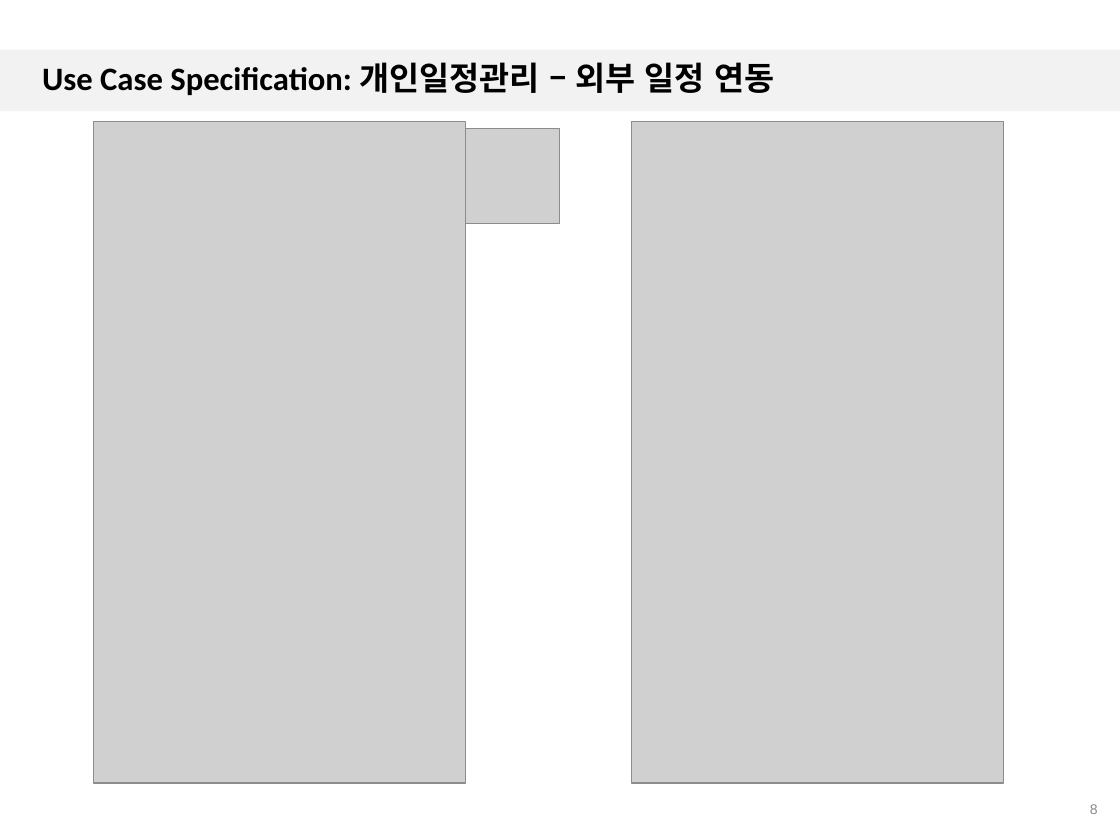
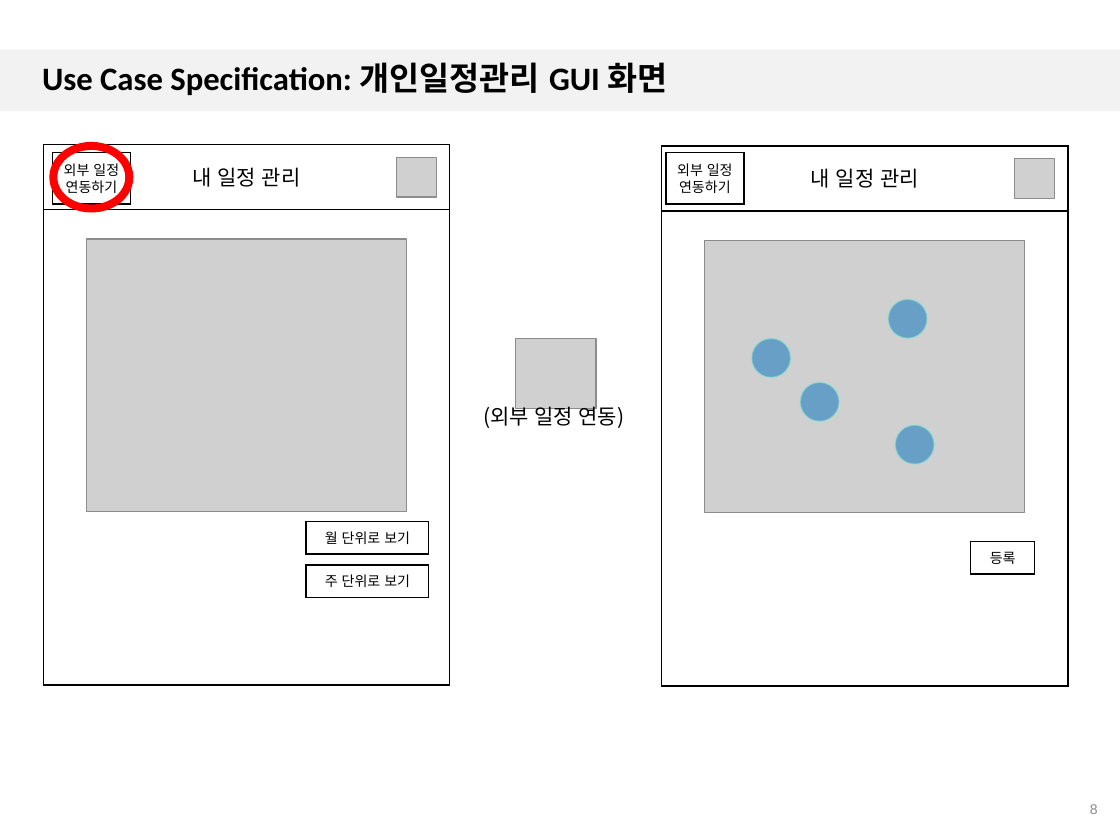
Before and after one commit to 7hong13/FillingGood, a slide deck: slide 8 of SRS/1.3/4팀_일정추천앱_UC_Spec_1.3.pptx. Drawn at 1120x840 pixels with LibreOffice and Linux fonts; fonts in the diff are those of the drawing; grey boxes stand for pictures; background and template pictures are left out. Boxes give left, top, right and bottom in pixels: in the first picture for what was removed or moved away, otherwise in the second. Text is boxed around its words. In the diff, an @@ line names an element or a change of style, - is before the commit and + after.

```diff
--- a/SRS/1.3/4팀_일정추천앱_UC_Spec_1.3.pptx
+++ b/SRS/1.3/4팀_일정추천앱_UC_Spec_1.3.pptx
@@ title at [42, 62, 667, 95]: text changed @@
-Use Case Specification: 개인일정관리 – 외부 일정 연동
+Use Case Specification: 개인일정관리 GUI 화면
@@ rectangle added at [44, 144, 450, 684], fill #FFFFFF, outline #000000 1 pt @@
@@ rectangle added at [44, 144, 450, 209], fill #FFFFFF, outline #000000 1 pt, 13.5 pt, text #000000 @@
+내 일정 관리
@@ donut added at [50, 142, 133, 212], fill #FF0000, outline #FF0000 1 pt @@
@@ picture removed at [93, 122, 465, 784] @@
@@ picture removed at [464, 129, 560, 224] @@
@@ picture removed at [632, 122, 1004, 784] @@
@@ rectangle added at [662, 146, 1068, 685], fill #FFFFFF, outline #000000 1 pt @@
@@ rectangle added at [662, 146, 1068, 211], fill #FFFFFF, outline #000000 1 pt, 13.5 pt, text #000000 @@
+내 일정 관리
@@ rectangle added at [53, 152, 131, 204], fill #FFFFFF, outline #000000 1 pt, 9 pt, text #000000 @@
+외부 일정 연동하기
@@ picture added at [396, 158, 437, 198] @@
@@ rectangle added at [665, 152, 744, 204], fill #FFFFFF, outline #000000 1 pt, 9 pt, text #000000 @@
+외부 일정 연동하기
@@ picture added at [1015, 159, 1055, 199] @@
@@ picture added at [86, 239, 407, 512] @@
@@ picture added at [704, 240, 1025, 513] @@
@@ ellipse added at [888, 299, 927, 338], fill #0070C0 at 50% opacity, outline #91EAD2 1 pt @@
@@ picture added at [515, 338, 596, 409] @@
@@ ellipse added at [752, 338, 791, 377], fill #0070C0 at 50% opacity, outline #91EAD2 1 pt @@
@@ ellipse added at [800, 382, 839, 421], fill #0070C0 at 50% opacity, outline #91EAD2 1 pt @@
@@ text added at [483, 403, 625, 429], 13.5 pt, text #000000 @@
+(외부 일정 연동)
@@ ellipse added at [895, 426, 934, 465], fill #0070C0 at 50% opacity, outline #91EAD2 1 pt @@
@@ rectangle added at [306, 521, 428, 553], fill #FFFFFF, outline #000000 1 pt, 9 pt, text #000000 @@
+월 단위로 보기
@@ rectangle added at [306, 564, 428, 597], fill #FFFFFF, outline #000000 1 pt, 9 pt, text #000000 @@
+주 단위로 보기
@@ rectangle added at [971, 541, 1035, 573], fill #FFFFFF, outline #000000 1 pt, 9 pt, text #000000 @@
+등록
```
Also in this commit, not shown: 25 other slides changed, 15 slides removed.
